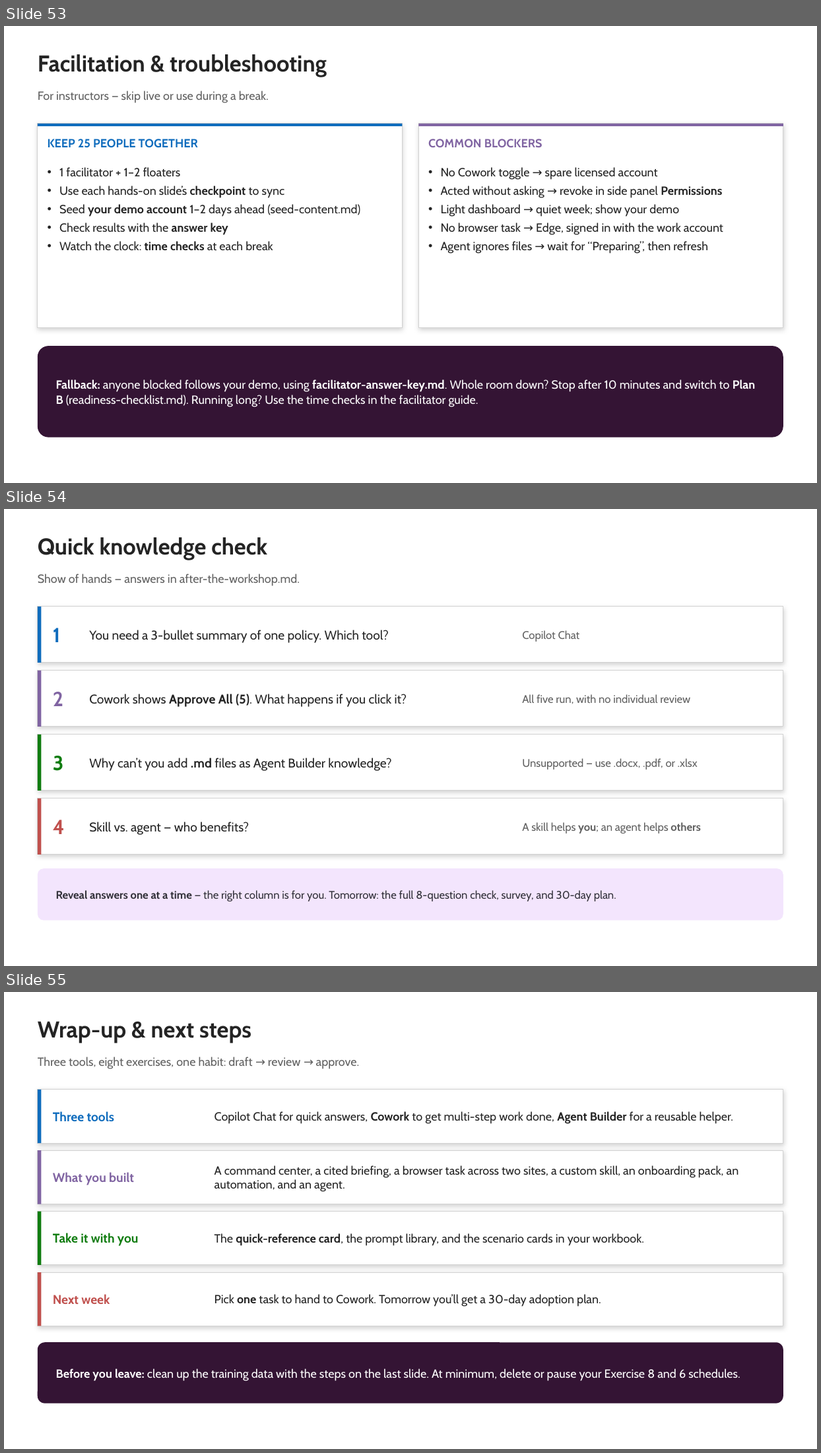
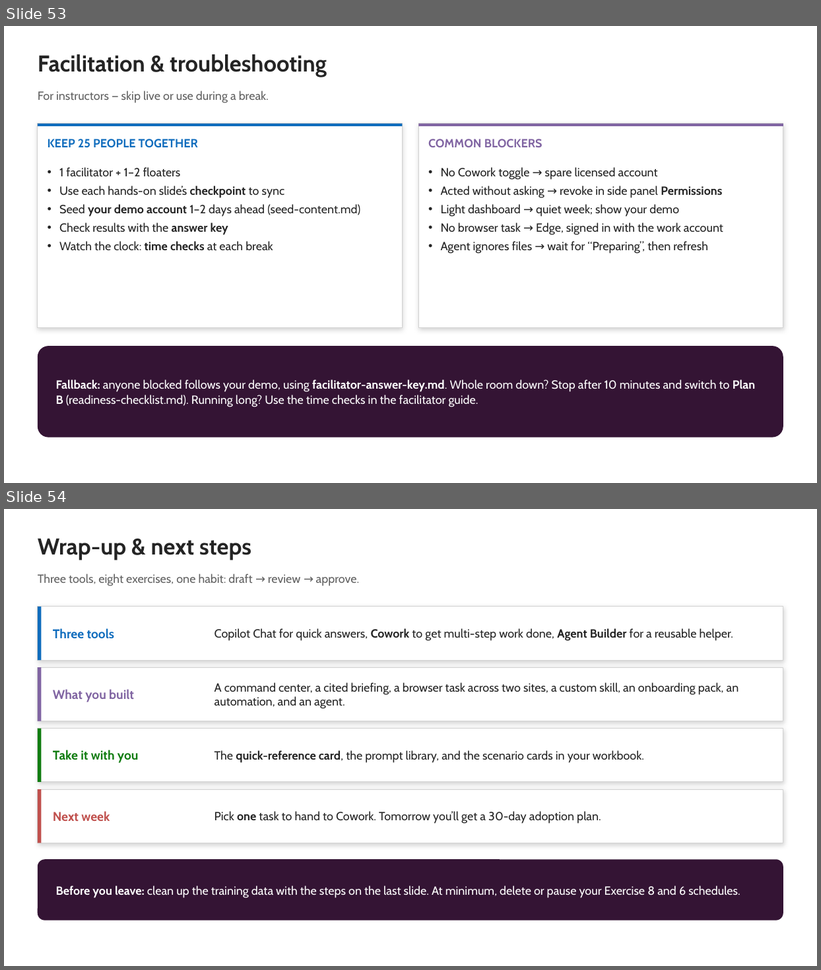
Before and after one commit to ragage/ai_hr_cowork_workshop, a slide deck: instructor/instructor-deck.pptx. Shown one above the other, each under a label of ours: slides 53, 54 and 55 before the commit, slides 53 and 54 after it. The pictures are 821x1453 and 821x970 pixels, drawn with LibreOffice and Linux fonts; fonts in the diff are those of the drawing. Boxes give left, top, right and bottom in pixels: in the first picture for what was removed or moved away, otherwise in the second. Text is boxed around its words. In the diff, an @@ line names an element or a change of style, - is before the commit and + after.

```diff
--- a/instructor/instructor-deck.pptx
+++ b/instructor/instructor-deck.pptx
@@ slide 54 removed at box(4, 509, 817, 966), background #FFFFFF @@
@@ text removed at box(38, 537, 267, 560) @@
-Quick knowledge check
@@ text removed at box(38, 574, 300, 586) @@
-Show of hands — answers in after-the-workshop.md.
@@ rectangle removed at box(38, 607, 783, 663) @@
@@ rectangle removed at box(38, 607, 41, 663) @@
@@ text removed at box(53, 628, 60, 642) @@
-1
@@ text removed at box(89, 630, 389, 642) @@
-You need a 3-bullet summary of one policy. Which tool?
@@ text removed at box(522, 630, 580, 642) @@
-Copilot Chat
@@ rectangle removed at box(38, 671, 783, 727) @@
@@ rectangle removed at box(38, 671, 41, 727) @@
@@ text removed at box(53, 692, 63, 706) @@
-2
@@ text removed at box(89, 694, 407, 706) @@
-Cowork shows Approve All (5). What happens if you click it?
@@ text removed at box(522, 694, 690, 704) @@
-All five run, with no individual review
@@ rectangle removed at box(38, 735, 783, 791) @@
@@ rectangle removed at box(38, 735, 41, 791) @@
@@ text removed at box(53, 756, 64, 771) @@
-3
@@ text removed at box(89, 758, 391, 771) @@
-Why can’t you add .md files as Agent Builder knowledge?
@@ text removed at box(522, 758, 698, 770) @@
-Unsupported — use .docx, .pdf, or .xlsx
@@ rectangle removed at box(38, 799, 783, 855) @@
@@ rectangle removed at box(38, 799, 41, 855) @@
@@ text removed at box(53, 820, 65, 834) @@
-4
@@ text removed at box(89, 822, 249, 835) @@
-Skill vs. agent — who benefits?
@@ text removed at box(522, 823, 700, 834) @@
-A skill helps you; an agent helps others
@@ rounded rectangle removed at box(38, 869, 783, 921) @@
@@ text removed at box(56, 890, 616, 902) @@
-Reveal answers one at a time — the right column is for you. Tomorrow: the full 8-question check, survey, and 30-day plan.
@@ what was slide 55 is now slide 54 @@
```
Also in this commit, not shown: 15 other files.
